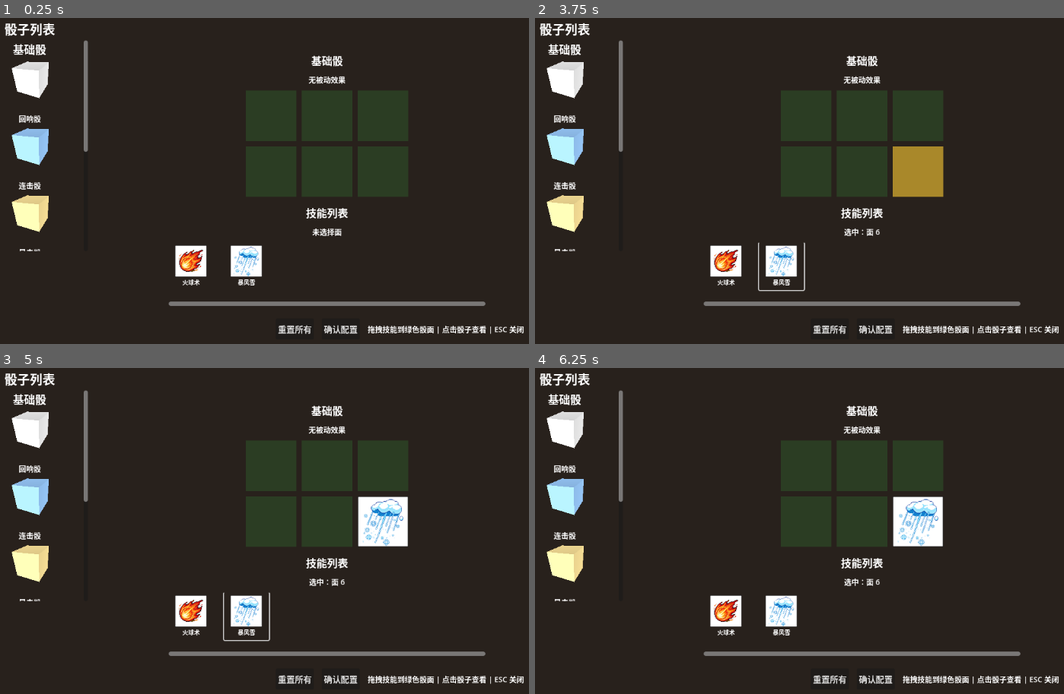
Above: before the commit, frames 1-4 (two rows, left to right).
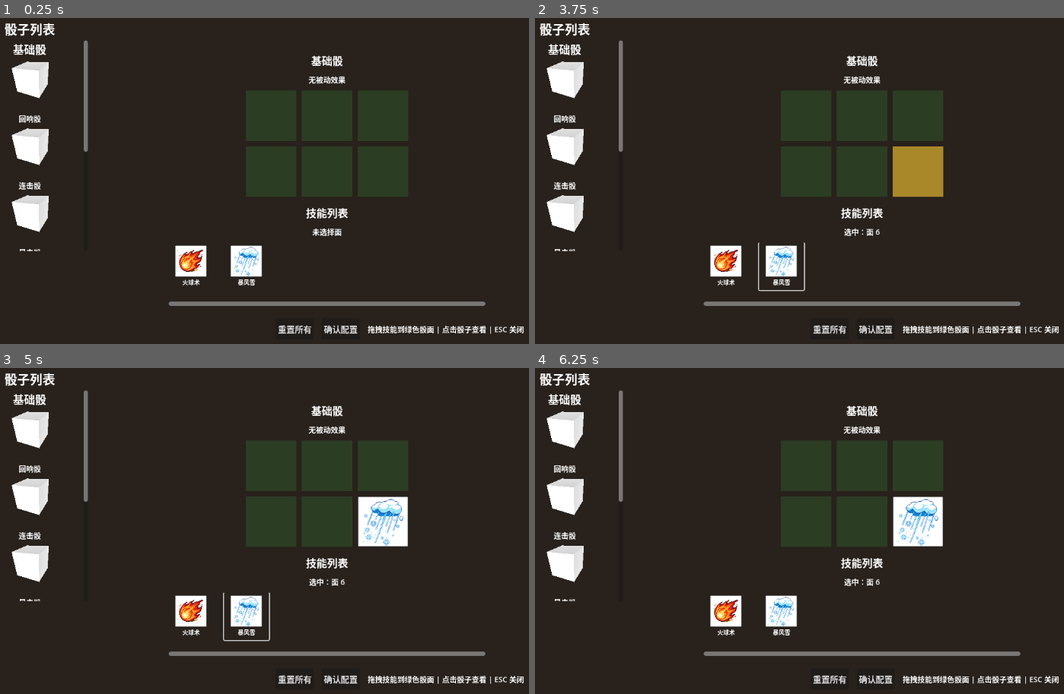
Above: after the commit, the same moments.

Repository: Beezui/trae_godot_dice
Game: Godot game, scene res://scenes/ui/skill_equip_ui_new.tscn
Same seed, same stepped clock (60 frames per second), same inputs: the game is played once before the commit and once after it. This scene is started directly instead of the project's main scene.
Inputs (mouse positions are in pixels of both pictures, inside the frame that each line leads up to):
- Up to frame 1 (0.25 s): no input
- Up to frame 2 (3.75 s): click (725, 265) at 0.5 s; click (783, 265) at 1.25 s; click "重置所有" at 2 s; click "确认配置" at 2.75 s; tap Enter (ui_accept) at 3.5 s; move the mouse to (931, 161) at 3.52 s; hold Up (ui_up) from 3.53 s (still down); tap 1 at 3.6 s; click (931, 161) at 3.67 s
- Up to frame 3 (5 s): tap Enter (ui_accept) at 3.77, 4.25 s; release Up (ui_up) at 4.25 s; drag from (142, 547) to (232, 596) at 4.27 s
- Up to frame 4 (6.25 s): tap Enter (ui_accept) at 5 s; move the mouse to (862, 456) at 5.02 s; hold Up (ui_up) 5.03-5.75 s; tap 3 at 5.1 s; drag from (767, 596) to (619, 478) at 5.77 s

The runs differ from the first frame. In frame 1, 1.2% of the frame differs, in the area x 2-10%, y 33-66%; in frame 2, 1.2%; in frame 3, 1.2%; in frame 4, 1.2%.

Commit message:
feat: 技能装配后 3D 骰子面显示技能图标
- 新增 dice_mesh_instances/dice_base_texture_paths 缓存
- 新增 _update_dice_face_texture() 更新指定面材质为技能图标
- 新增 _refresh_dice_3d_faces() 刷新所有 6 面纹理
- 装配/重置后仅刷新 3D 面纹理，不再重建整个骰子列表

Diff:
--- a/scenes/ui/skill_equip_ui_new.gd
+++ b/scenes/ui/skill_equip_ui_new.gd
@@ -29,6 +29,8 @@
 var dice_sv_containers = {}  # { instance_id: SubViewportContainer }
 var dice_content_containers = {}  # { instance_id: VBoxContainer }
 var dice_labels = {}       # { instance_id: Label }
+var dice_mesh_instances = {}  # { instance_id: MeshInstance3D }
+var dice_base_texture_paths = {}  # { instance_id: String } 空白骰子纹理路径
 
 
 func _ready():
@@ -119,6 +121,8 @@
 			vp.queue_free()
 	dice_buttons.clear()
 	dice_viewports.clear()
+	dice_mesh_instances.clear()
+	dice_base_texture_paths.clear()
 
 	var all_ids = PlayerData.get_all_dice_instance_ids()
 	if all_ids.is_empty():
@@ -131,6 +135,10 @@
 		var btn = _create_dice_button(instance_id, instance)
 		dice_list_container.add_child(btn)
 		dice_buttons[instance_id] = btn
+
+	# 加载已装配的技能到 3D 骰子面
+	for instance_id in all_ids:
+		_refresh_dice_3d_faces(instance_id)
 
 	# 默认选中第一个骰子
 	if selected_instance_id == -1 and all_ids.size() > 0:
@@ -302,6 +310,10 @@
 	for i in range(6):
 		mesh_instance.mesh.surface_set_material(i, materials[i])
 
+	# 保存引用
+	dice_mesh_instances[instance_id] = mesh_instance
+	dice_base_texture_paths[instance_id] = texture_path if texture_path and FileAccess.file_exists(texture_path) else ""
+
 	root.add_child(mesh_instance)
 
 	return root
@@ -362,6 +374,48 @@
 		mesh.add_surface_from_arrays(Mesh.PRIMITIVE_TRIANGLES, arrays)
 
 	return mesh
+
+
+## 更新 3D 骰子指定面的材质纹理
+func _update_dice_face_texture(instance_id: int, face_index: int, skill_id: String):
+	var mesh_instance = dice_mesh_instances.get(instance_id)
+	if not mesh_instance or not is_instance_valid(mesh_instance):
+		return
+
+	var material = StandardMaterial3D.new()
+	material.roughness = 0.8
+	material.metallic = 0.0
+
+	if skill_id != "0" and not skill_id.is_empty():
+		# 加载技能图标纹理
+		var icon_path = _get_skill_icon_path(skill_id)
+		if icon_path and FileAccess.file_exists(icon_path):
+			var texture = load(icon_path)
+			material.albedo_texture = texture
+		else:
+			# 回退：使用半透明高亮色
+			material.albedo_color = Color(0.3, 0.8, 1.0, 0.8)
+	else:
+		# 恢复空白骰子纹理
+		var base_path = dice_base_texture_paths.get(instance_id, "")
+		if base_path and FileAccess.file_exists(base_path):
+			material.albedo_texture = load(base_path)
+		else:
+			material.albedo_color = Color(0.95, 0.95, 0.95, 1.0)
+
+	mesh_instance.mesh.surface_set_material(face_index, material)
+
+
+## 刷新指定骰子所有 3D 面的材质纹理
+func _refresh_dice_3d_faces(instance_id: int):
+	var instance = PlayerData.get_dice_instance(instance_id)
+	if instance.is_empty():
+		return
+
+	var faces = instance.get("faces", ["0", "0", "0", "0", "0", "0"])
+	for i in range(6):
+		var skill_id = faces[i] if i < faces.size() else "0"
+		_update_dice_face_texture(instance_id, i, skill_id)
 
 
 ## 骰子按钮点击
@@ -674,7 +728,7 @@
 
 	# 刷新 UI
 	_refresh_face_slots(PlayerData.get_dice_instance(selected_instance_id))
-	_refresh_dice_list()
+	_refresh_dice_3d_faces(selected_instance_id)
 
 
 ## 骰子面插槽点击事件
@@ -703,7 +757,7 @@
 	print("【技能 UI】装配技能：", skill_id, " -> 面 ", selected_face_index + 1)
 	PlayerData.assign_skill_to_face(selected_instance_id, selected_face_index, skill_id)
 	_refresh_face_slots(PlayerData.get_dice_instance(selected_instance_id))
-	_refresh_dice_list()
+	_refresh_dice_3d_faces(selected_instance_id)
 
 
 ## 格式化效果描述
@@ -743,7 +797,7 @@
 		PlayerData.assign_skill_to_face(selected_instance_id, i, "0")
 
 	_refresh_face_slots(PlayerData.get_dice_instance(selected_instance_id))
-	_refresh_dice_list()
+	_refresh_dice_3d_faces(selected_instance_id)
 
 
 ## 确认按钮
